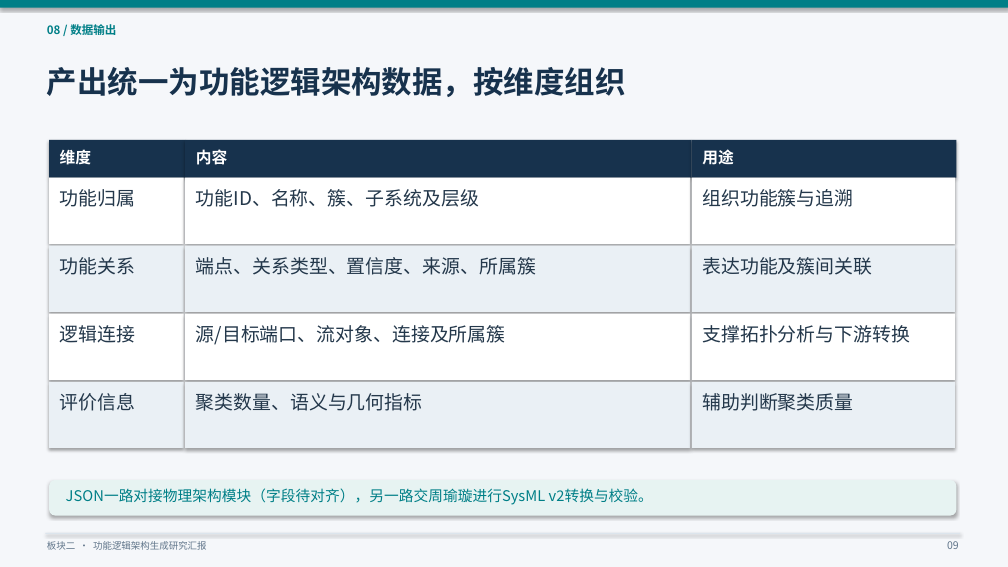
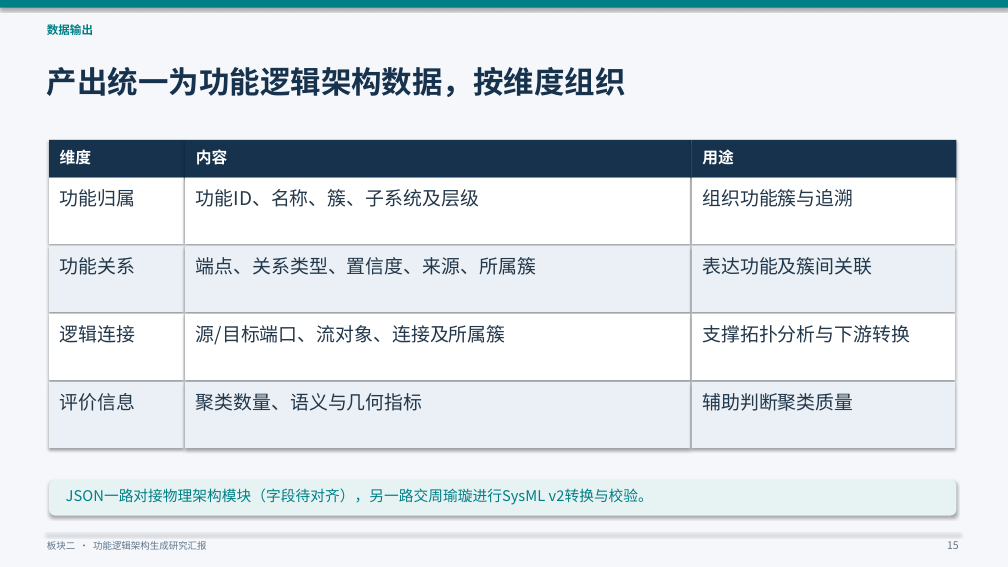
Before and after one commit to yueyunsun77-debug/yueyunsun77-debug, a slide deck: slide 15 of 板块二进度说明/板块二_研究进展与接口设计汇报_统一口径版.pptx (slide 9 before the commit). Drawn at 1008x567 pixels with LibreOffice and Linux fonts; fonts in the diff are those of the drawing. Boxes give left, top, right and bottom in pixels: in the first picture for what was removed or moved away, otherwise in the second. Text is boxed around its words. In the diff, an @@ line names an element or a change of style, - is before the commit and + after.

```diff
--- a/板块二进度说明/板块二_研究进展与接口设计汇报_统一口径版.pptx
+++ b/板块二进度说明/板块二_研究进展与接口设计汇报_统一口径版.pptx
@@ text at <box>47,22,93,38</box>: text changed @@
-08 / 数据输出
+数据输出
@@ text at <box>947,541,959,549</box>: text changed @@
-09
+15
```
Also in this commit, not shown: 10 other slides changed, 7 slides added, 1 other file.
